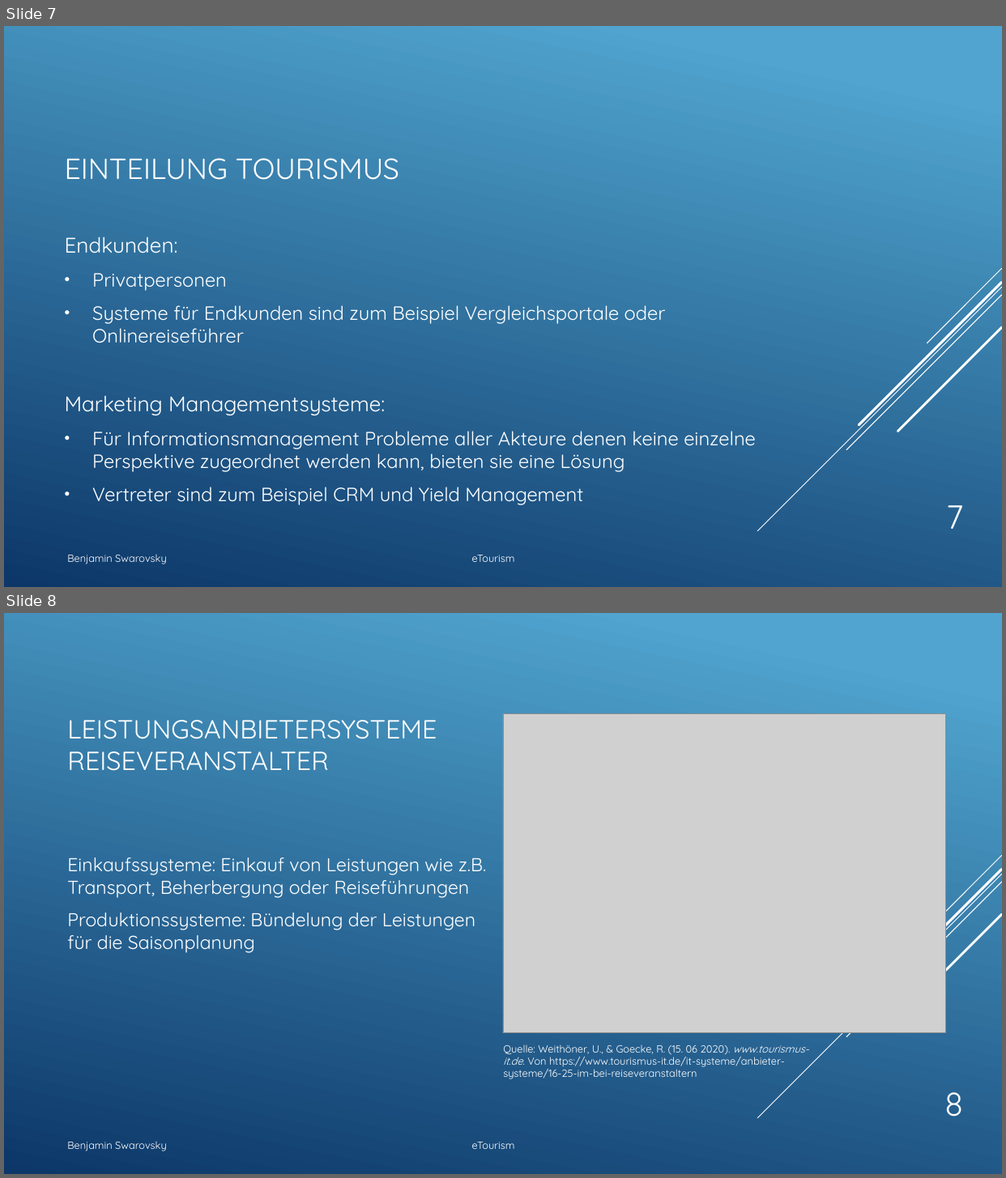
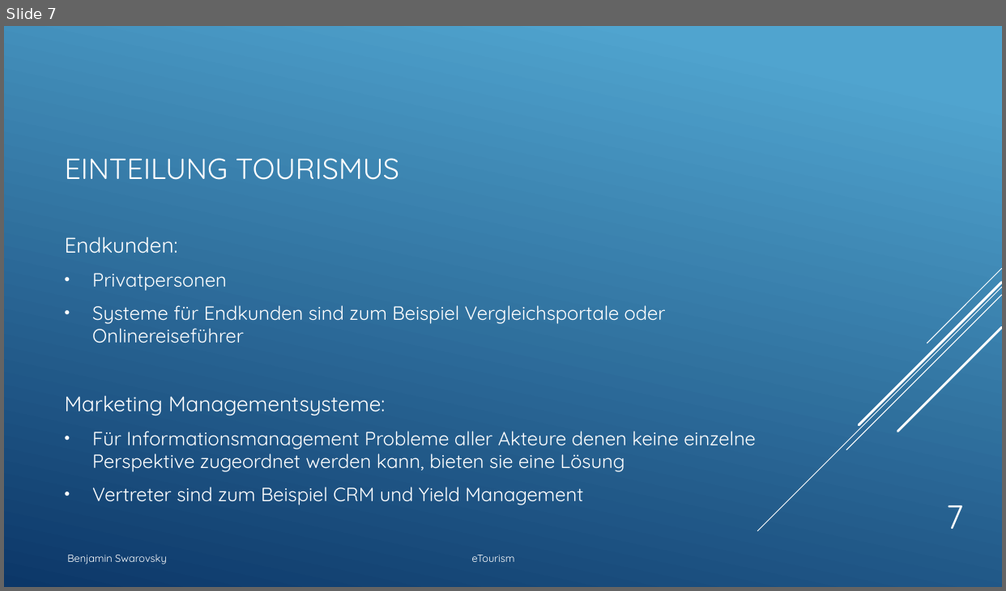
Before and after one commit to BenjaminS01/eTourism, a slide deck: Etourism1.pptx. Shown one above the other, each under a label of ours: slides 7 and 8 before the commit, slide 7 after it. The pictures are 1006x1178 and 1006x591 pixels, drawn with LibreOffice and Linux fonts; fonts in the diff are those of the drawing; grey boxes stand for pictures. Boxes give left, top, right and bottom in pixels: in the first picture for what was removed or moved away, otherwise in the second. Text is boxed around its words. In the diff, an @@ line names an element or a change of style, - is before the commit and + after.

```diff
--- a/Etourism1.pptx
+++ b/Etourism1.pptx
@@ slide 8 removed at box(4, 613, 1002, 1174), background gradient #51A5CF to #0D3868; not listed: 5 template elements that a slide beside it also shows @@
@@ title removed at box(67, 720, 437, 771) @@
-LEISTUNGSANBIETERSYSTEME
-REISEVERANSTALTER
@@ picture removed at box(503, 714, 947, 1033) @@
@@ text removed at box(67, 858, 486, 953) @@
-Einkaufssysteme: Einkauf von Leistungen wie z.B. Transport, Beherbergung oder Reiseführungen
-Produktionssysteme: Bündelung der Leistungen für die Saisonplanung
@@ text removed at box(503, 1045, 809, 1080) @@
-Quelle: Weithöner, U., & Goecke, R. (15. 06 2020). www.tourismus-it.de. Von https://www.tourismus-it.de/it-systeme/anbieter-systeme/16-25-im-bei-reiseveranstaltern
@@ page number removed at box(944, 1093, 963, 1117) @@
-8
@@ text removed at box(67, 1142, 515, 1152) @@
-Benjamin Swarovsky eTourism
```
Also in this commit, not shown: 13 slides changed, 1 other slide removed, 1 other file.
